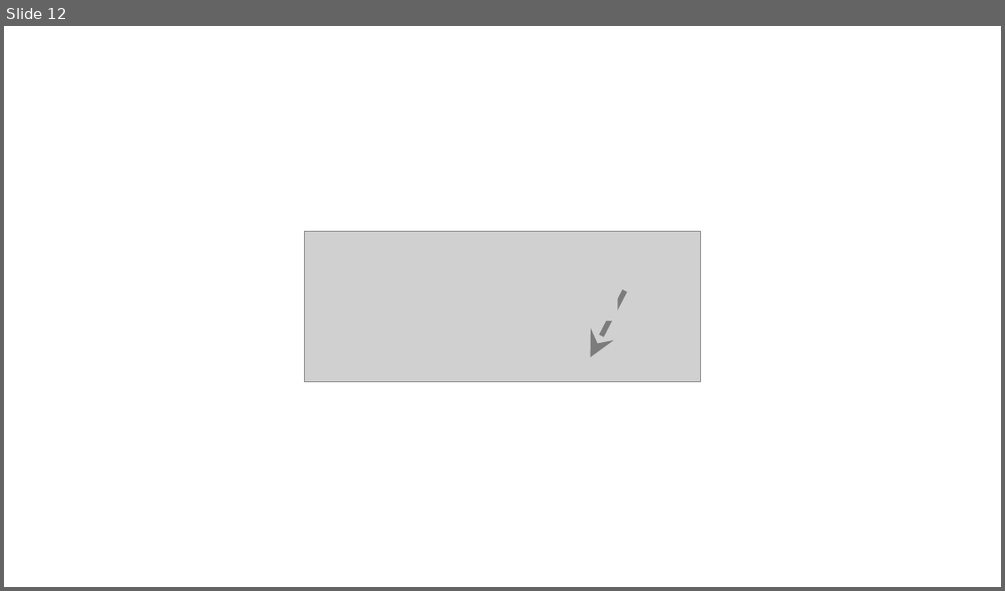
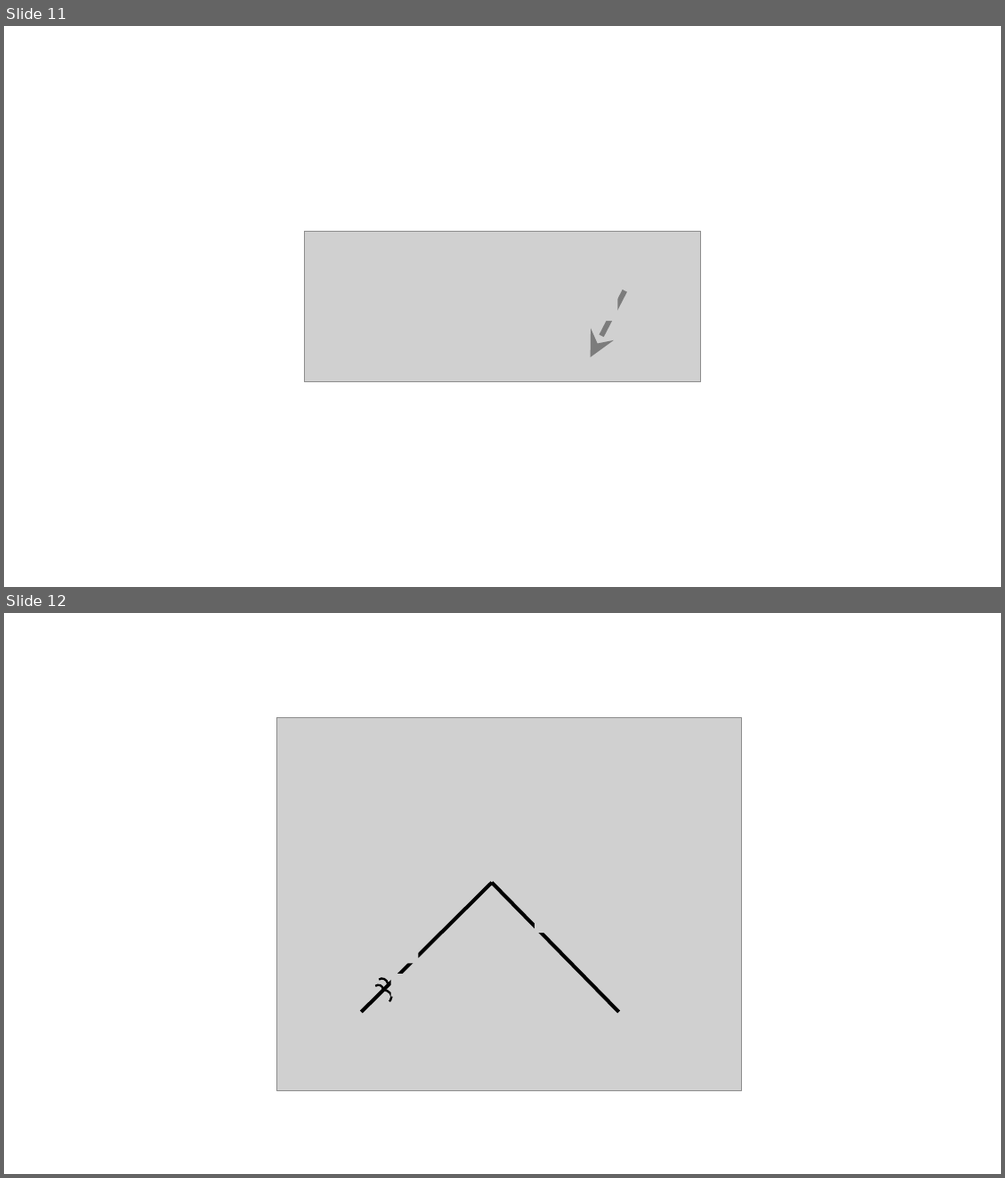
Before and after one commit to savchenko-physics/savchenko-physics.github.io, a slide deck: volunteer/Drawings.pptx. Shown one above the other, each under a label of ours: slide 12 before the commit, slides 11 and 12 after it. The pictures are 1005x591 and 1005x1178 pixels, drawn with LibreOffice and Linux fonts; fonts in the diff are those of the drawing; grey boxes stand for pictures. Boxes give left, top, right and bottom in pixels: in the first picture for what was removed or moved away, otherwise in the second. Text is boxed around its words. In the diff, an @@ line names an element or a change of style, - is before the commit and + after.

```diff
--- a/volunteer/Drawings.pptx
+++ b/volunteer/Drawings.pptx
@@ slide 12 added at [4,613,1001,1174], background #FFFFFF @@
@@ picture added at [277,718,741,1091] @@
@@ line added from (362, 1012) to (492, 882), #000000 3.5 pt @@
@@ line added from (619, 1012) to (492, 882), #000000 3.5 pt @@
@@ picture added at [535,892,565,933] @@
@@ picture added at [391,941,418,963] @@
@@ arc (boxed as its full ellipse) added at [372,982,385,997], outline #000000 2 pt @@
@@ arc (boxed as its full ellipse) added at [374,976,390,992], outline #000000 2 pt @@
@@ picture added at [390,973,407,996] @@
@@ arc (boxed as its full ellipse) added at [374,989,391,1004], outline #000000 2 pt @@
@@ what was slide 12 is now slide 11 @@
```
Also in this commit, not shown: 1 other slide added, 1 slide removed, 14 other files.
